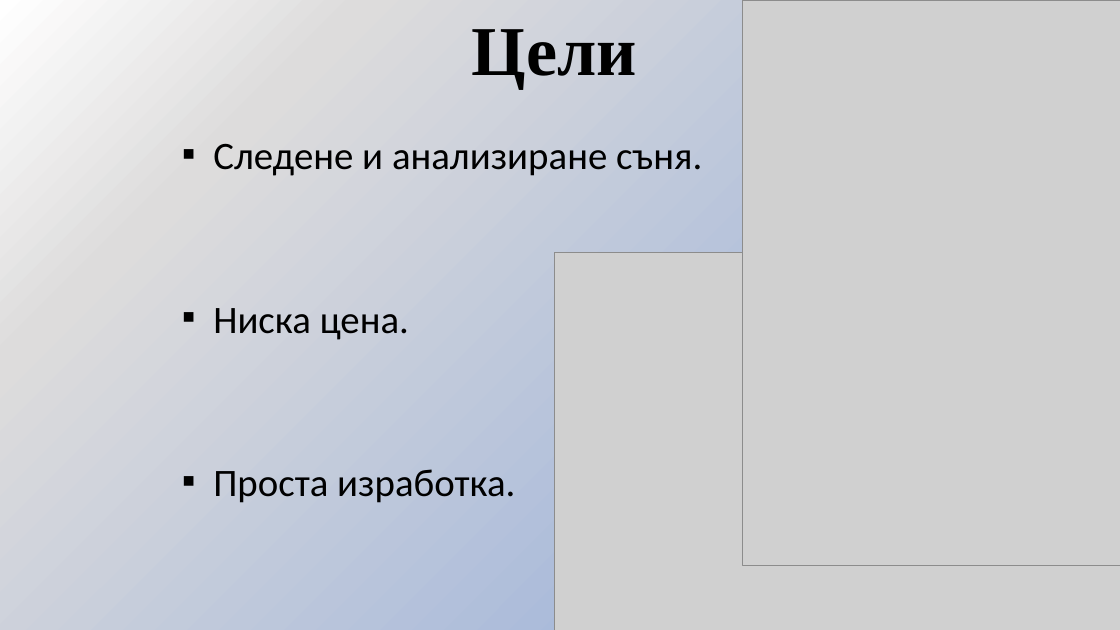
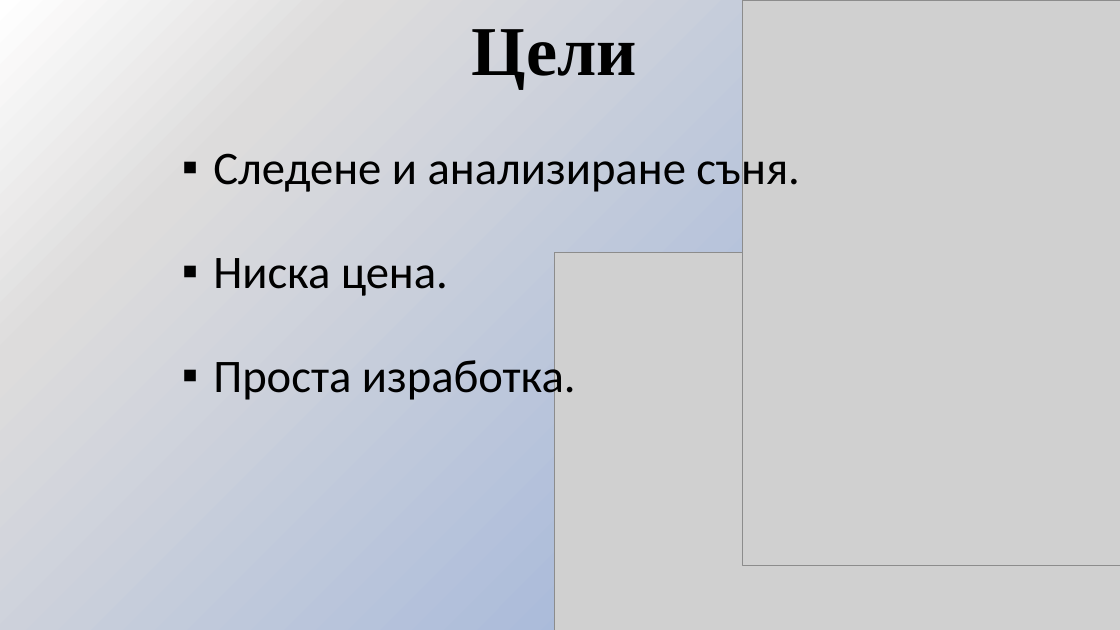
Before and after one commit to niksan004/Sleeper, a slide deck: slide 4 of doc/Sleeper.pptx. Drawn at 1120x630 pixels with LibreOffice and Linux fonts; fonts in the diff are those of the drawing; grey boxes stand for pictures. Boxes give left, top, right and bottom in pixels: in the first picture for what was removed or moved away, otherwise in the second. Text is boxed around its words. In the diff, an @@ line names an element or a change of style, - is before the commit and + after.

```diff
--- a/doc/Sleeper.pptx
+++ b/doc/Sleeper.pptx
@@ text "Следене и анализиране съня." at (213,145,799,404): size 33.3 to 40 pt; line spacing 0.7 to 0.9; less space between paragraphs @@
```
Also in this commit, not shown: 2 other slides changed, 4 slides added, 2 slides removed.
